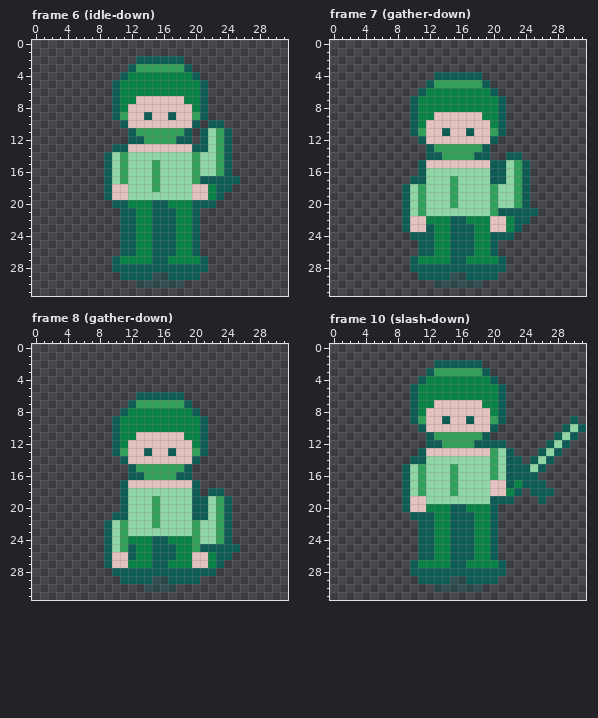
Two versions of one pixel-art file, assets/aseprite/actor_hero_sword.aseprite. Above, as it was before the edit.
32x32 pixels, 52 frames. Shown: frame 6 (idle-down), frame 7 (gather-down), frame 8 (gather-down), frame 10 (slash-down). The commit also changed other frames, which this record leaves out.
Now the later version:
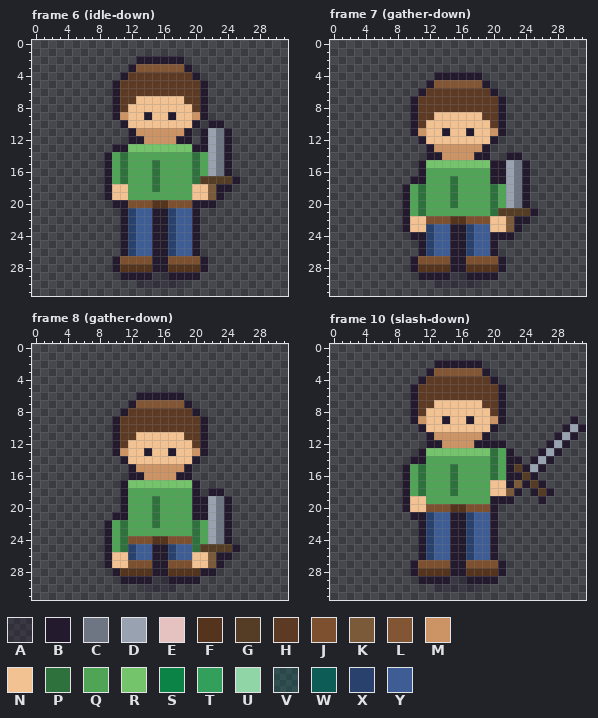
Palette (. is transparent): A #241a2e5a  B #241a2e  C #6e7684  D #99a2b0  E #e5c2c0  F #55341d  G #553d25  H #5c3a24  J #7d512f  K #7a5a38  L #825535  M #cc9464  N #f2c292  P #2f713c  Q #4fa555  R #74c46b  S #0c8346  T #329f5b  U #8fd5a6  V #0d5d565a  W #0d5d56  X #28416d  Y #3d5d94
The exact change:
Changed rows in their new state; - is an unchanged pixel.
Frame 6 (idle-down), layers "actor", "shadow":
first column x 9:
 2 ----BBBBBB-------
 3 ---BLLLLLLB------
 4 --BHHHHHHHHB-----
 5 -BHHHHHHHHHHB----
 6 -BHHHHHHHHHHB----
 7 -BHHNNNNNNHHB----
 8 -BHNNNNNNNNHB----
 9 -BMNNBNNBNNMB----
10 --BNNNNNNNNB-BB--
11 ---BMMMMMMB-BDCB-
12 ---BBMMMMBB-BDCB-
13 -BBRRRRRRRRBBDCB-
14 BQPQQQQQQQQPQDCB-
15 BQPQQQPQQQQPQDCB-
16 BQPQQQPQQQQPQDCB-
17 BQPQQQPQQQQPGGGGB
18 BNNQQQPQQQQNNKBB-
19 BNNQQQQQQQQNNKB--
20 -BBJJJFFJJJBBB---
21 --BXYYBBXYYB-----
22 --BXYYBBXYYB-----
23 --BXYYBBXYYB-----
24 --BXYYBBXYYB-----
25 --BXYYBBXYYB-----
26 --BXYYBBXYYB-----
27 -BJJJJBBJJJJB----
28 -BFFFFBBFFFFB----
29 --BBBBAABBBB-----
30 ----AAAAAA-------
Frame 7 (gather-down), layers "actor", "shadow":
first column x 9:
 4 ----BBBBBB-------
 5 ---BLLLLLLB------
 6 --BHHHHHHHHB-----
 7 -BHHHHHHHHHHB----
 8 -BHHHHHHHHHHB----
 9 -BHHNNNNNNHHB----
10 -BHNNNNNNNNHB----
11 -BMNNBNNBNNMB----
12 --BNNNNNNNNB-----
13 ---BMMMMMMB------
14 ---BBMMMMBB--BB--
15 --BRRRRRRRRBBDCB-
16 --BQQQQQQQQBBDCB-
17 -BBQQQPQQQQBBDCB-
18 BQPQQQPQQQQPQDCB-
19 BQPQQQPQQQQPQDCB-
20 BQPQQQPQQQQPQDCB-
21 BQPQQQQQQQQPGGGGB
22 BNNJJJFFJJJNNKBB-
23 BNNXYYBBXYYNNKB--
24 -BBXYYBBXYYBBB---
25 --BXYYBBXYYB-----
26 --BXYYBBXYYB-----
27 -BJJJJBBJJJJB----
28 -BFFFFBBFFFFB----
29 --BBBBAABBBB-----
30 ----AAAAAA-------
Frame 8 (gather-down), layers "actor", "shadow":
first column x 9:
 6 ----BBBBBB-------
 7 ---BLLLLLLB------
 8 --BHHHHHHHHB-----
 9 -BHHHHHHHHHHB----
10 -BHHHHHHHHHHB----
11 -BHHNNNNNNHHB----
12 -BHNNNNNNNNHB----
13 -BMNNBNNBNNMB----
14 --BNNNNNNNNB-----
15 ---BMMMMMMB------
16 ---BBMMMMBB------
17 --BRRRRRRRRB-----
18 --BQQQQQQQQB-BB--
19 --BQQQPQQQQBBDCB-
20 --BQQQPQQQQBBDCB-
21 -BBQQQPQQQQBBDCB-
22 BQPQQQPQQQQPQDCB-
23 BQPQQQQQQQQPQDCB-
24 BQPJJJFFJJJPQDCB-
25 BQPXYYBBXYYPGGGGB
26 BNNXYYBBXYYNNKBB-
27 BNNJJJBBJJJNNKB--
28 -BFFFFBBFFFFBB---
29 --BBBBAABBBB-----
30 -----AAAA--------
Frame 10 (slash-down), layers "actor", "shadow":
first column x 9:
 2 ----BBBBBB-------------
 3 ---BLLLLLLB------------
 4 --BHHHHHHHHB-----------
 5 -BHHHHHHHHHHB----------
 6 -BHHHHHHHHHHB----------
 7 -BHHNNNNNNHHB----------
 8 -BHNNNNNNNNHB----------
 9 -BMNNBNNBNNMB--------B-
10 --BNNNNNNNNB--------BDB
11 ---BMMMMMMB--------BDB-
12 ---BBMMMMBBBB-----BDB--
13 --BRRRRRRRRPQB---BDB---
14 -BBQQQQQQQQPQBB-BDB----
15 BQPQQQPQQQQPQBGBDB-----
16 BQPQQQPQQQQPQBBGB------
17 BQPQQQPQQQQNNBKBGB-----
18 BQPQQQPQQQQNNKB-BGB----
19 BNNQQQQQQQQBBB---B-----
20 BNNJJJFFJJJB-----------
21 -BBXYYBBXYYB-----------
22 --BXYYBBXYYB-----------
23 --BXYYBBXYYB-----------
24 --BXYYBBXYYB-----------
25 --BXYYBBXYYB-----------
26 --BXYYBBXYYB-----------
27 -BJJJJBBJJJJB----------
28 -BFFFFBBFFFFB----------
29 --BBBBAABBBB-----------
30 ----AAAAAA-------------
